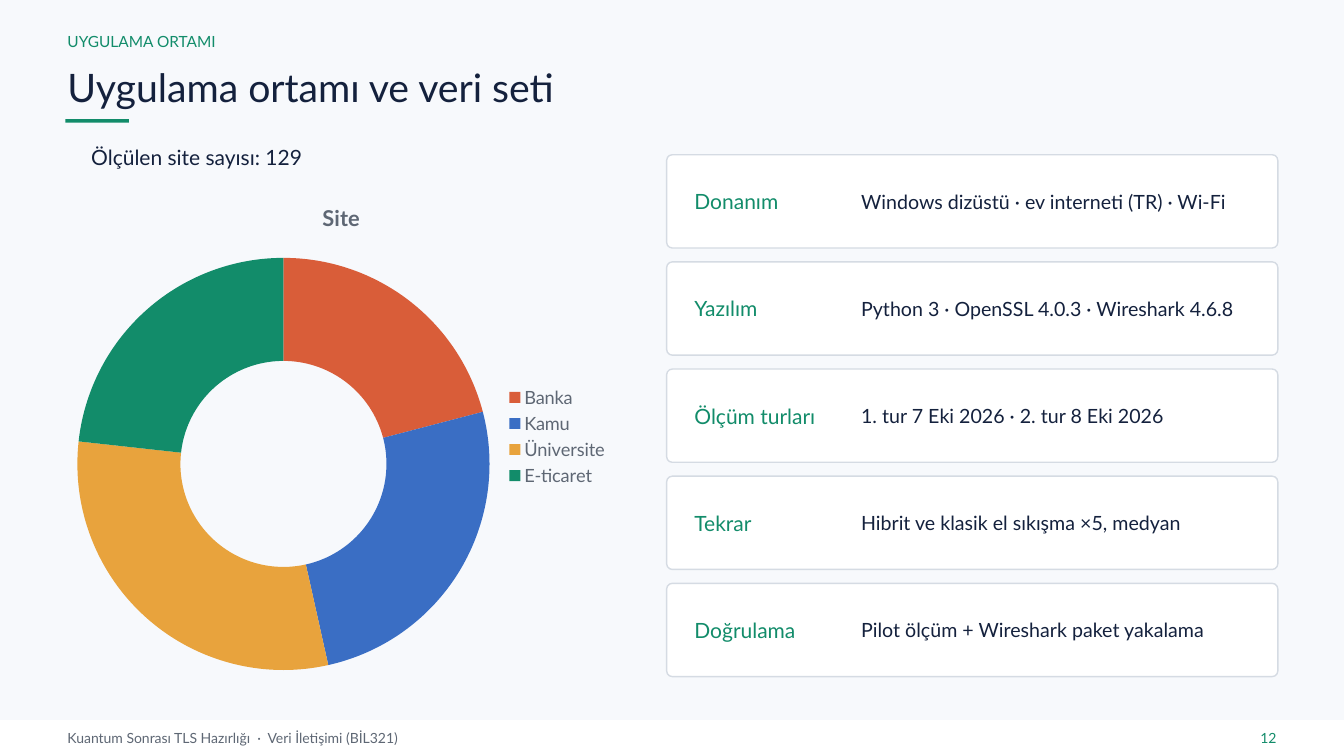
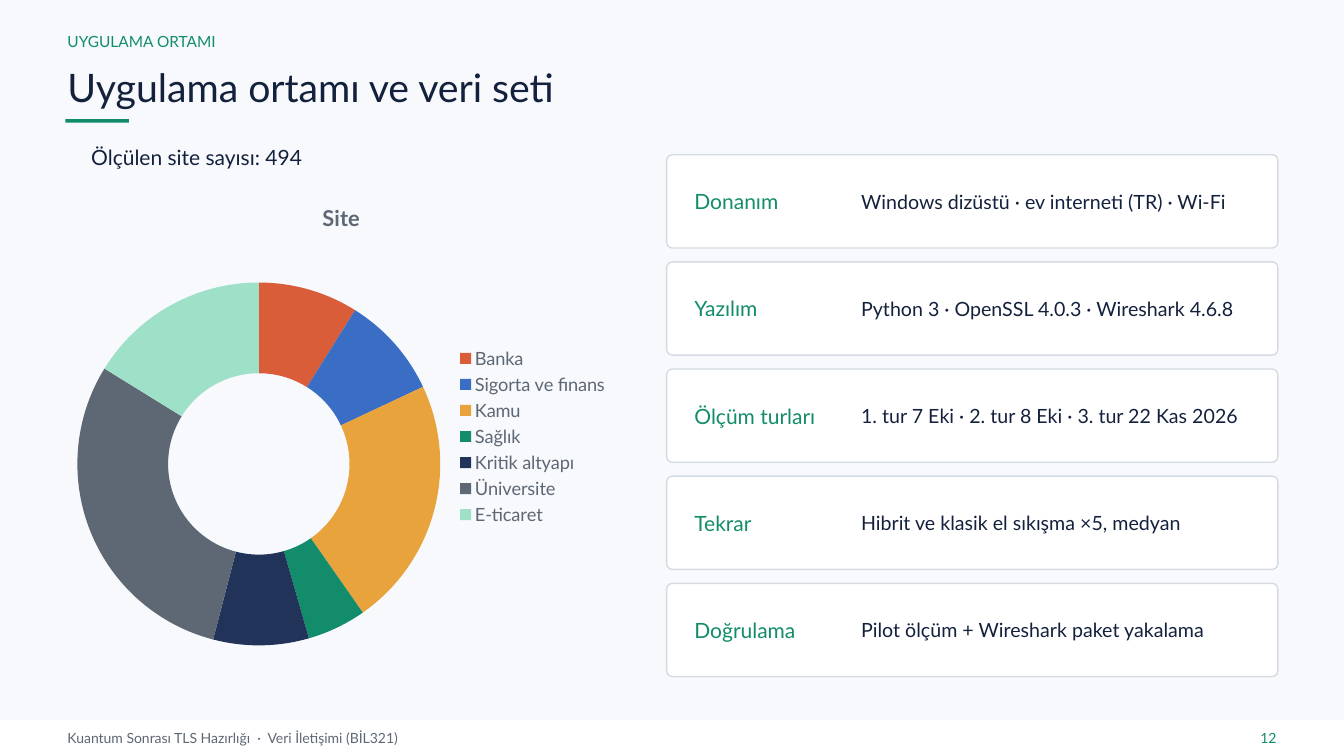
Before and after one commit to yeozyurt/yeozyurt, a slide deck: slide 12 of veri_iletisimi_proje/Rumeysa_Betul_Ozyurt_Veri_Iletisimi_Proje_Sunumu.pptx. Drawn at 1344x756 pixels with LibreOffice and Linux fonts; fonts in the diff are those of the drawing. Boxes give left, top, right and bottom in pixels: in the first picture for what was removed or moved away, otherwise in the second. Text is boxed around its words. In the diff, an @@ line names an element or a change of style, - is before the commit and + after.

```diff
--- a/veri_iletisimi_proje/Rumeysa_Betul_Ozyurt_Veri_Iletisimi_Proje_Sunumu.pptx
+++ b/veri_iletisimi_proje/Rumeysa_Betul_Ozyurt_Veri_Iletisimi_Proje_Sunumu.pptx
@@ text at [91, 147, 302, 169]: text changed @@
-Ölçülen site sayısı: 129
+Ölçülen site sayısı: 494
@@ doughnut chart at [64, 182, 619, 691] @@
-categories: Banka, Kamu, Üniversite, E-ticaret
+categories: Banka, Sigorta ve finans, Kamu, Sağlık, Kritik altyapı, Üniversite, E-ticaret
-Site: 21, 26, 30, 23
+Site: 9, 9, 22, 5, 9, 30, 16
@@ text at [861, 408, 1238, 423]: text changed @@
-1. tur 7 Eki 2026 · 2. tur 8 Eki 2026
+1. tur 7 Eki · 2. tur 8 Eki · 3. tur 22 Kas 2026
```
Also in this commit, not shown: 12 other slides changed, 16 other files.
